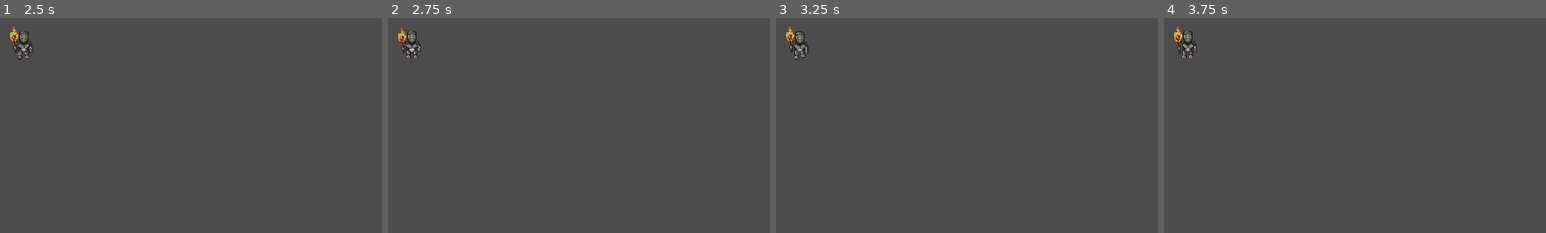
Above: before the commit, frames 1-4 (left to right).
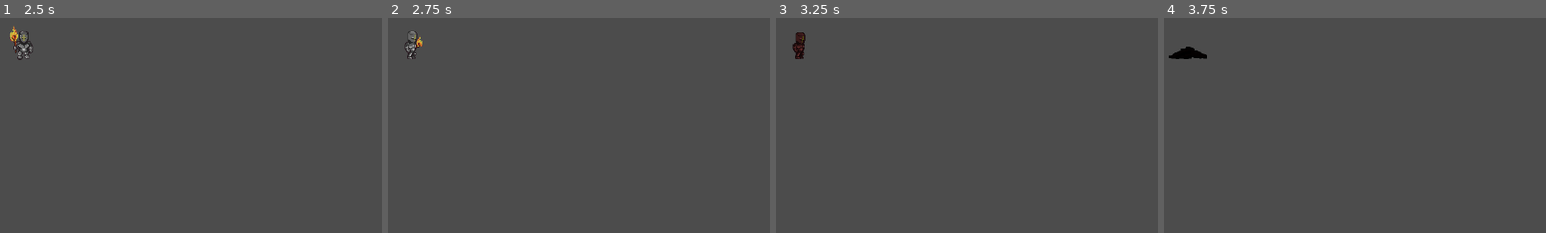
Above: after the commit, the same moments.

Repository: ld-51-game-jam/LD51-TD
Game: Godot game, scene res://src/enemies/Enemy.tscn
Two runs of this game, one before a commit and one after it. Both use one fixed random seed, a clock stepped at 60 frames per second and the inputs below. This scene is started directly instead of the project's main scene.
Inputs:
- Up to frame 1 (2.5 s): tap Enter at 0.5, 2 s; tap Space at 1.25 s
- Up to frame 2 (2.75 s): no input
- Up to frame 3 (3.25 s): no input
- Up to frame 4 (3.75 s): no input
The pictures show only the part of the screen within x 0-50%, y 0-50%; the shares and areas given below are measured in that part.

Frame 1 is identical in both runs. In frame 2, 0.4% of the frame differs, in the area x 2-9%, y 4-20%; in frame 3, 0.5%; in frame 4, 0.7%, in the area x 1-12%, y 3-20%.

Commit message:
Update and adding hit detection

Diff:
--- a/src/enemies/Enemy.gd
+++ b/src/enemies/Enemy.gd
@@ -1,6 +1,10 @@
 extends "res://src/enemies/Base.gd"
 
 var timer_started: bool = false
+var human_health: int = 2
+var zombie_health: int = 4
+var e_state: String = "HUMAN"
+
 
 # toggle on or off from inspector
 export var _demo_mode: bool = false
@@ -13,29 +17,47 @@
 	$AnimatedSprite.animation = "human_walking_south"
 	$AnimatedSprite.playing = true
 
-
+# handle timer hitting 10 seconds
 func _on_Timer_timeout() -> void:
 	$AnimatedSprite.animation = "revive"
+	e_state = "ZOMBIE"
 	timer_started = false
 
+# handle animations finishing
+func _on_AnimatedSprite_animation_finished() -> void:
+	match $AnimatedSprite.animation:
+		"death":
+			$AnimatedSprite.animation = "dead"
+		"human_walking_south":
+			if _demo_mode:
+				demo_walk_count = demo_walk_count + 1
+				if demo_walk_count > 3:
+					$AnimatedSprite.animation = "death"
+					demo_walk_count = 0
+		"revive":
+			if _demo_mode:
+				$AnimatedSprite.animation = "human_walking_south"
 
-func _process(delta: float) -> void:
-	if $AnimatedSprite.animation == "dead" and timer_started == false:
-		$Timer.start()
-		timer_started = true
+# detect a bullet hitting enemy player
+# bullet_hit(node: Bullet) -> void:
+func bullet_hit(node) -> void:
+	if node != null:
+		match e_state:
+			"ZOMBIE":
+				handle_zombie_hit()
+			"HUMAN":
+				handle_human_hit()
 
+# handle zombie being hit
+func handle_zombie_hit() -> void:
+	zombie_health = zombie_health - 1
+	if zombie_health == 0:
+		$AnimatedSprite.animation = "dead"
+		if timer_started == false:
+			$Timer.start()
 
-func _on_AnimatedSprite_animation_finished() -> void:
-	if $AnimatedSprite.animation == "death":
-		$AnimatedSprite.animation = "dead"
-
-	if $AnimatedSprite.animation == "human_walking_south":
-		if _demo_mode:
-			demo_walk_count = demo_walk_count + 1
-			if demo_walk_count > 3:
-				$AnimatedSprite.animation = "death"
-				demo_walk_count = 0
-
-	if $AnimatedSprite.animation == "revive":
-		if _demo_mode:
-			$AnimatedSprite.animation = "human_walking_south"
+# handle human being hit
+func handle_human_hit() -> void:
+	human_health = human_health - 1
+	if human_health == 0:
+		$AnimatedSprite.animation = "death"
--- a/src/enemies/Enemy.tscn
+++ b/src/enemies/Enemy.tscn
@@ -317,6 +317,7 @@
 
 [node name="KinematicBody2D" type="KinematicBody2D"]
 script = ExtResource( 1 )
+_demo_mode = true
 
 [node name="Timer" parent="." instance=ExtResource( 4 )]
 
@@ -324,7 +325,7 @@
 position = Vector2( 40, 39 )
 frames = SubResource( 9 )
 animation = "death"
-frame = 16
+frame = 13
 playing = true
 
 [node name="CollisionShape2D" type="CollisionShape2D" parent="."]
@@ -333,3 +334,4 @@
 
 [connection signal="timeout" from="Timer" to="." method="_on_Timer_timeout"]
 [connection signal="animation_finished" from="AnimatedSprite" to="." method="_on_AnimatedSprite_animation_finished"]
+[connection signal="child_entered_tree" from="CollisionShape2D" to="." method="bullet_hit"]
